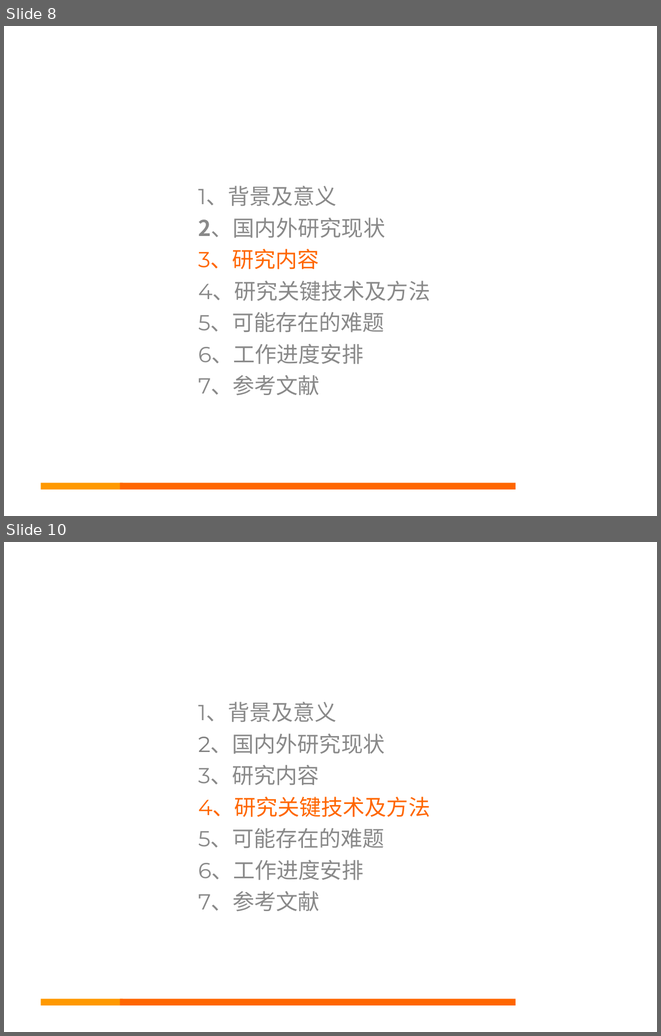
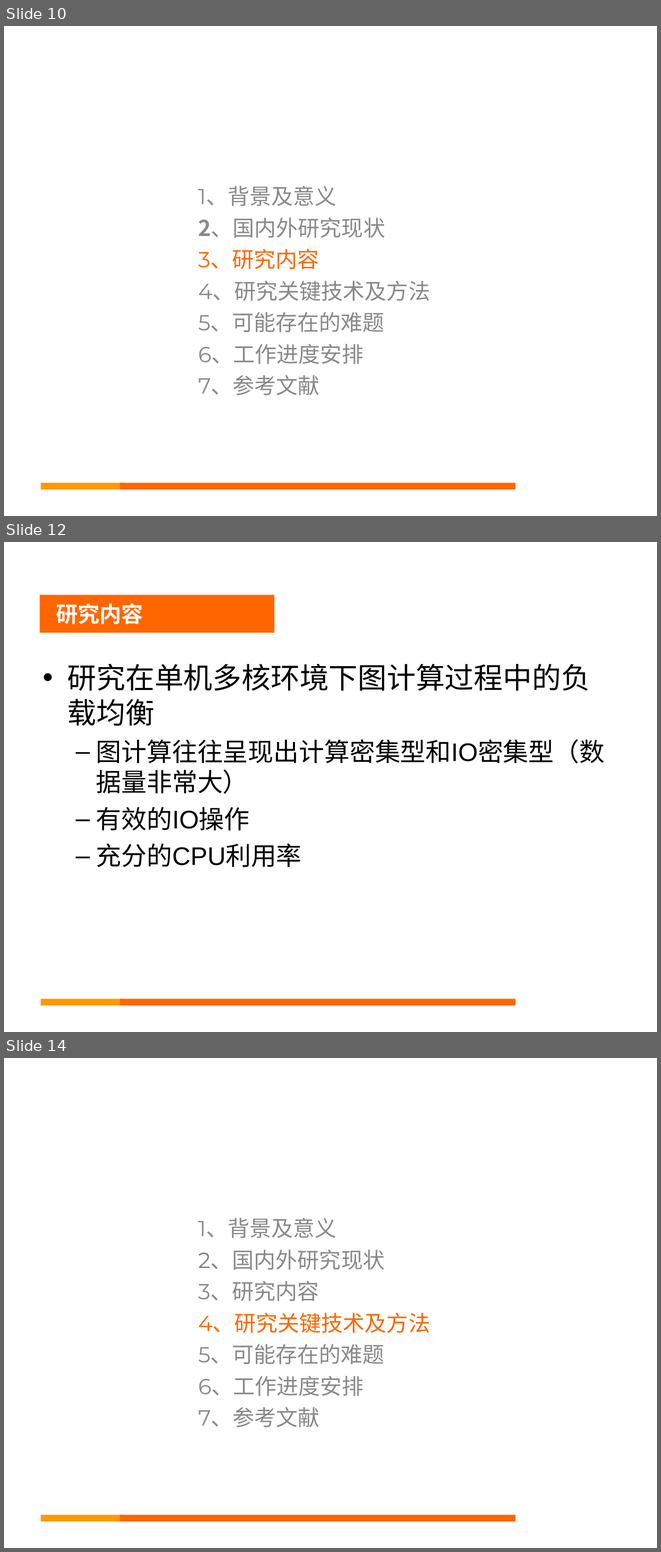
Before and after one commit to gitDangerSnake/thesis, a slide deck: eassy/开题报告.ppt. Shown one above the other, each under a label of ours: slides 8 and 10 before the commit, slides 10, 12 and 14 after it; the slides between them are not shown. The pictures are 661x1036 and 661x1552 pixels, drawn with LibreOffice and Linux fonts; fonts in the diff are those of the drawing; background and template pictures are left out. Boxes give left, top, right and bottom in pixels: in the first picture for what was removed or moved away, otherwise in the second. Text is boxed around its words. In the diff, an @@ line names an element or a change of style, - is before the commit and + after.

```diff
--- a/eassy/开题报告.ppt
+++ b/eassy/开题报告.ppt
@@ slide 12 added at (4, 542, 657, 1032), background picture (left out); not listed: 2 template elements that a slide beside it also shows @@
@@ rectangle added at (40, 595, 274, 633), fill #FF6600, 24 pt, text #FFFFFF, bold @@
+研究内容
@@ text added at (68, 663, 605, 867), 28 pt, text #000000 @@
+• 研究在单机多核环境下图计算过程中的负载均衡
+  – 图计算往往呈现出计算密集型和IO密集型（数据量非常大）
+  – 有效的IO操作
+  – 充分的CPU利用率
@@ what was slide 8 is now slide 10 @@
@@ what was slide 10 is now slide 14 @@
```
Also in this commit, not shown: 9 slides changed, 3 other slides added, 2 other files.
